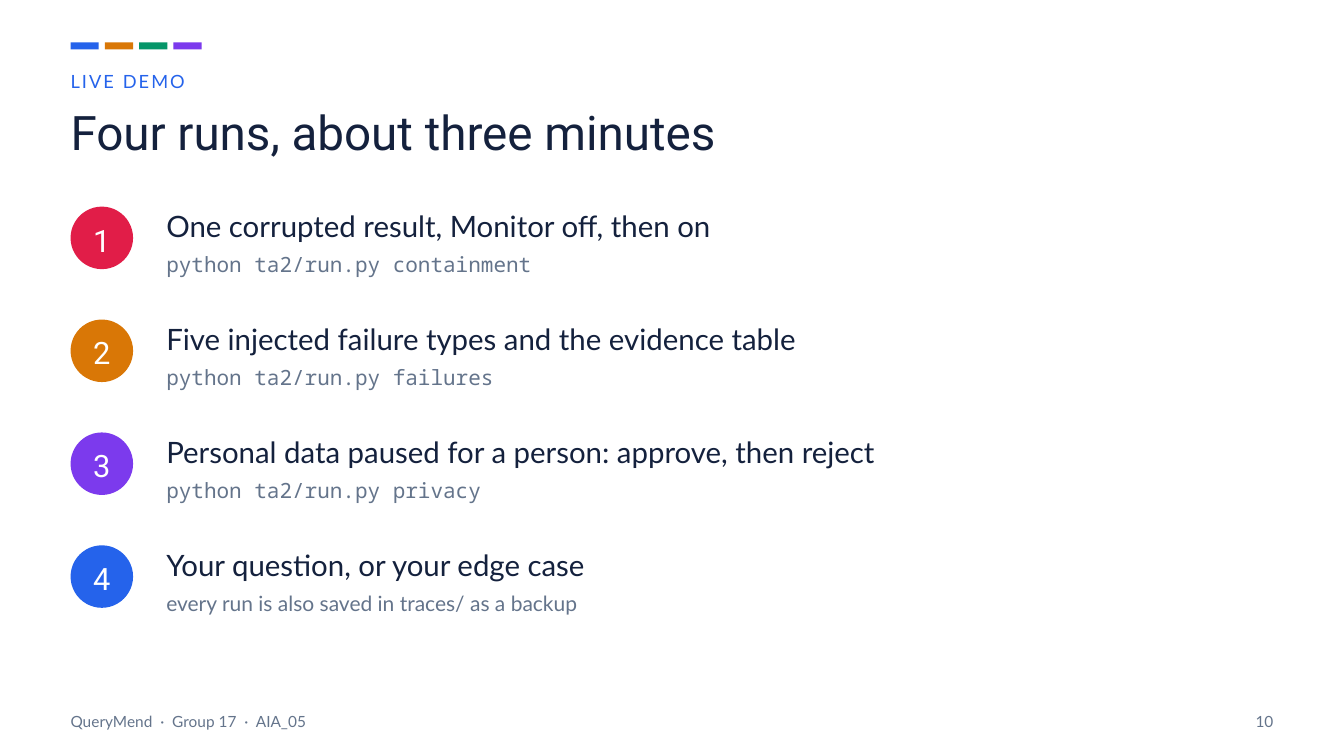
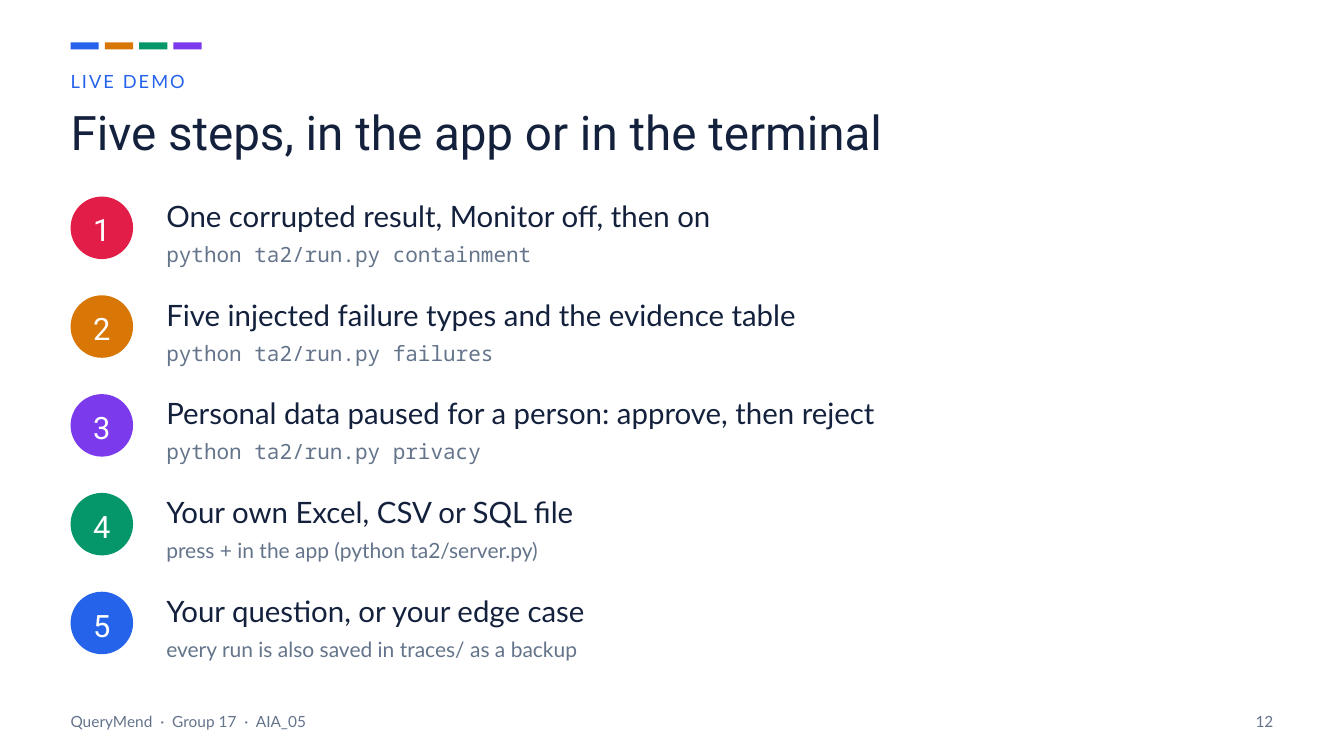
Before and after one commit to Swaraj-Mandre/FailureDetectionAgent, a slide deck: slide 12 of presentation/QueryMend_slides.pptx (slide 10 before the commit). Drawn at 1344x756 pixels with LibreOffice and Linux fonts; fonts in the diff are those of the drawing. Boxes give left, top, right and bottom in pixels: in the first picture for what was removed or moved away, otherwise in the second. Text is boxed around its words. In the diff, an @@ line names an element or a change of style, - is before the commit and + after.

```diff
--- a/presentation/QueryMend_slides.pptx
+++ b/presentation/QueryMend_slides.pptx
@@ text at box(71, 114, 882, 160): text changed @@
-Four runs, about three minutes
+Five steps, in the app or in the terminal
@@ 3 texts, 1 ellipse: place and size @@
-3 texts, 1 ellipse at box(71, 207, 710, 277)
+3 texts, 1 ellipse at box(71, 197, 710, 267)
@@ 3 texts, 1 ellipse: place and size @@
-3 texts, 1 ellipse at box(71, 320, 796, 390)
+3 texts, 1 ellipse at box(71, 295, 796, 366)
@@ 3 texts, 1 ellipse: place and size @@
-3 texts, 1 ellipse at box(71, 433, 875, 503)
+3 texts, 1 ellipse at box(71, 394, 875, 464)
@@ text "4": place and size @@
-text "4" at box(93, 568, 110, 590)
+text "4" at box(93, 516, 110, 538)
@@ ellipse: place and size @@
-ellipse at box(71, 545, 133, 608)
+ellipse at box(71, 493, 133, 556)
@@ ellipse at box(71, 493, 133, 556): fill #2563EB to #059669 @@
@@ text added at box(166, 501, 573, 528), 21 pt, text #14213D @@
+Your own Excel, CSV or SQL file
@@ text added at box(166, 542, 537, 562), 15 pt, text #64748B @@
+press + in the app (python ta2/server.py)
@@ ellipse added at box(71, 592, 133, 654), fill #2563EB @@
@@ text "Your question, or your edge ...": place and size @@
-text "Your question, or your edge ..." at box(166, 554, 585, 581)
+text "Your question, or your edge ..." at box(166, 600, 585, 628)
@@ text added at box(93, 615, 110, 638), 22 pt, text #FFFFFF @@
+5
@@ text "every run is also saved ...": place and size @@
-text "every run is also saved ..." at box(166, 595, 577, 615)
+text "every run is also saved ..." at box(166, 641, 577, 661)
@@ text at box(1256, 716, 1274, 727): text changed @@
-10
+12
```
Also in this commit, not shown: 1 other slide changed, 2 slides added, 13 other files.
